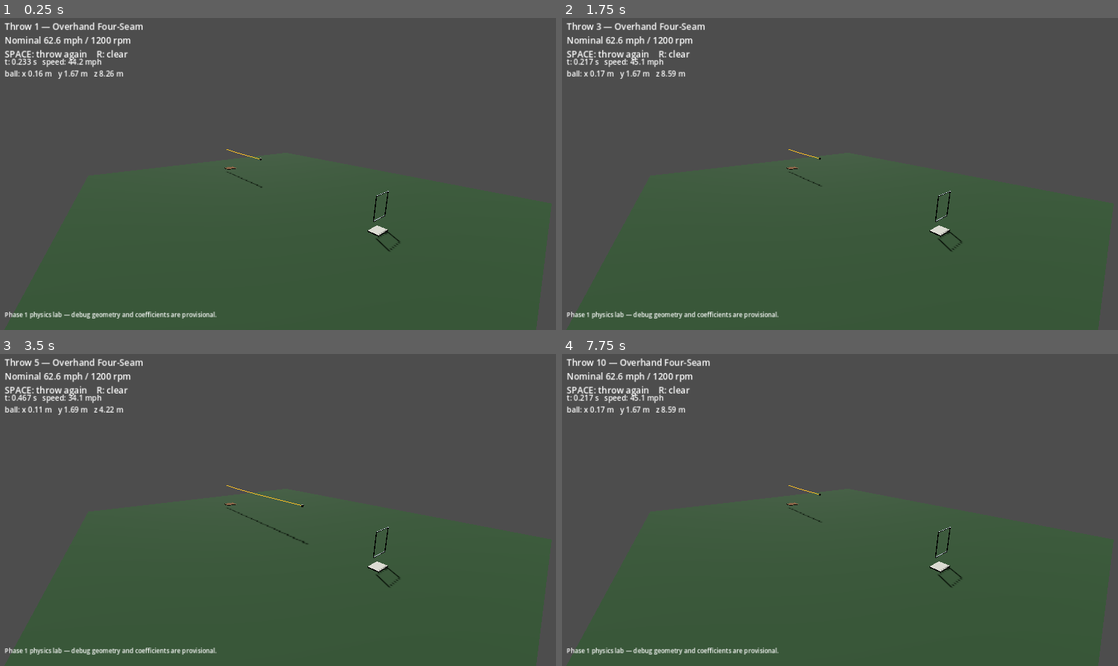
Above: before the commit, frames 1-4 (two rows, left to right).
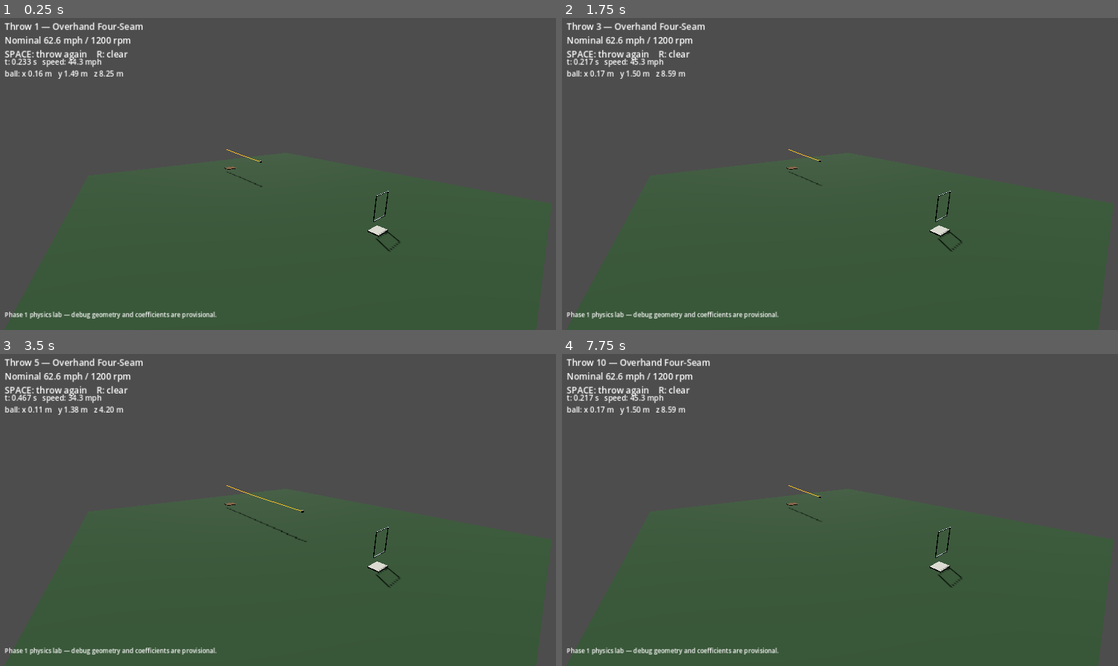
Above: after the commit, the same moments.

Repository: jkz1one/wiffaltro
Game: Godot game, scene res://src/labs/pitch_bat_lab/pitch_bat_lab.tscn
Two runs of this game, one before a commit and one after it. Both use one fixed random seed, a clock stepped at 60 frames per second and the inputs below.
Inputs:
- Up to frame 1 (0.25 s): no input
- Up to frame 2 (1.75 s): tap Enter at 0.5 s; tap R at 0.6, 1.35 s; tap Space at 0.77, 1.52 s
- Up to frame 3 (3.5 s): tap R at 2.1, 2.85 s; tap Space at 2.75, 3.02 s
- Up to frame 4 (7.75 s): tap R every 0.75 s from 3.6 to 7.35 s; tap Space at 3.77, 4.52, 6.02, 6.77, 7.52 s; tap Enter at 5.75 s

The runs differ from the first frame. In frame 1, less than 0.1% of the frame differs, in the area x 12-48%, y 13-55%; in frame 2, less than 0.1%; in frame 3, 0.1%, in the area x 12-56%, y 12-62%; in frame 4, less than 0.1%.

Commit message:
Phase 1: center prototype four-seam in debug zone

Diff:
--- a/src/labs/pitch_bat_lab/pitch_bat_lab.gd
+++ b/src/labs/pitch_bat_lab/pitch_bat_lab.gd
@@ -5,7 +5,7 @@
 
 # Debug-only lab geometry. This is not a locked regulation distance.
 const MOUND_ORIGIN := Vector3(0.0, 0.0, 13.716)
-const TARGET_POSITION := Vector3(0.0, 1.25, 0.0)
+const TARGET_POSITION := Vector3(0.0, 0.80, 0.0)
 
 var _pitch_actor: PitchFlightActor
 var _trajectory_draw: TrajectoryDebugDraw
